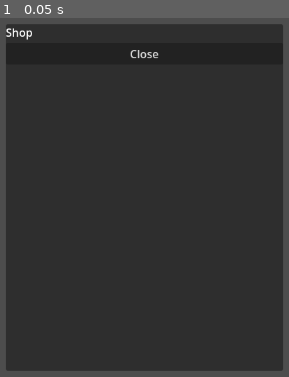
Above: before the commit, frame 1.
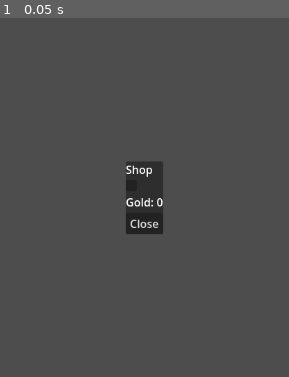
Above: after the commit, the same moment.

Repository: PietPadda/Godot_2D_ARPG
Game: Godot game, scene res://scenes/ui/shop_panel.tscn
Same seed, same stepped clock (60 frames per second), same inputs: the game is played once before the commit and once after it. This scene is started directly instead of the project's main scene.
Inputs:
- Up to frame 1 (0.05 s): no input

The runs differ from the first frame. In frame 1, 90% of the frame differs, in the area x 2-98%, y 1-99%.

Commit message:
feat(shop): implement item selling functionality

Diff:
--- a/scenes/ui/shop_panel.tscn
+++ b/scenes/ui/shop_panel.tscn
@@ -1,18 +1,32 @@
-[gd_scene load_steps=2 format=3 uid="uid://beblgbp3jcefu"]
+[gd_scene load_steps=4 format=3 uid="uid://beblgbp3jcefu"]
 
 [ext_resource type="Script" uid="uid://cp3a02tlckb0g" path="res://scripts/ui/shop_panel.gd" id="1_3b8rw"]
+[ext_resource type="Script" uid="uid://bf0f8nojdavba" path="res://scripts/ui/inventory_panel.gd" id="2_qecyp"]
+[ext_resource type="PackedScene" uid="uid://i8r3dhcqw1wa" path="res://scenes/ui/inventory_panel.tscn" id="3_sjk1b"]
 
 [node name="ShopPanel" type="PanelContainer"]
-offset_right = 400.0
-offset_bottom = 500.0
+offset_right = 54.0
+offset_bottom = 105.0
 script = ExtResource("1_3b8rw")
 
 [node name="VBoxContainer" type="VBoxContainer" parent="."]
 layout_mode = 2
 
-[node name="Label" type="Label" parent="VBoxContainer"]
+[node name="ShopPanelTitle" type="Label" parent="VBoxContainer"]
 layout_mode = 2
 text = "Shop"
+
+[node name="HBoxContainer" type="HBoxContainer" parent="VBoxContainer"]
+layout_mode = 2
+script = ExtResource("2_qecyp")
+
+[node name="InventoryPanel" parent="VBoxContainer/HBoxContainer" instance=ExtResource("3_sjk1b")]
+layout_mode = 2
+
+[node name="GoldLabel" type="Label" parent="VBoxContainer"]
+unique_name_in_owner = true
+layout_mode = 2
+text = "Gold: 0"
 
 [node name="CloseButton" type="Button" parent="VBoxContainer"]
 layout_mode = 2
--- a/scripts/ui/hud.gd
+++ b/scripts/ui/hud.gd
@@ -88,3 +88,10 @@
 		var shop_panel_instance = ShopPanelScene.instantiate()
 		# Add the panel as a child of the HUD. This is the crucial change.
 		add_child(shop_panel_instance)
+
+		# Get player components and initialize the shop
+		var player = get_tree().get_first_node_in_group("player")
+		if player:
+			var inv_comp = player.get_node("InventoryComponent")
+			var stats_comp = player.get_node("StatsComponent")
+			shop_panel_instance.initialize(inv_comp, stats_comp)
--- a/scripts/ui/inventory_slot.gd
+++ b/scripts/ui/inventory_slot.gd
@@ -6,6 +6,7 @@
 # announce when to show or hide a tooltip for our item
 signal show_tooltip(item_data, slot_node)
 signal hide_tooltip()
+signal slot_right_clicked(item_data) # NEW: Signal for selling
 
 # vars
 var current_item: ItemData # Astore the item
@@ -33,9 +34,12 @@
 # ---Signal Handlers---
 # clicking a slot
 func _on_gui_input(event: InputEvent) -> void:
-	if event is InputEventMouseButton and event.button_index == MOUSE_BUTTON_LEFT and event.is_pressed():
+	if event is InputEventMouseButton  and event.is_pressed():
 		if current_item:
-			emit_signal("slot_clicked", current_item)
+			if event.button_index == MOUSE_BUTTON_LEFT: # left click
+				emit_signal("slot_clicked", current_item)
+			elif event.button_index == MOUSE_BUTTON_RIGHT: # right click
+				emit_signal("slot_right_clicked", current_item)
 
 # mouse hovering over slot
 func _on_mouse_entered() -> void:
--- a/scripts/ui/shop_panel.gd
+++ b/scripts/ui/shop_panel.gd
@@ -3,9 +3,19 @@
 class_name ShopPanel
 extends PanelContainer
 
+# --- Signals ---
 # Emitted when the panel is closed, allowing other systems to react.
 signal closed
 
+# --- Scene Nodes ---
+@onready var inventory_panel: PanelContainer = %InventoryPanel
+@onready var gold_label: Label = %GoldLabel
+
+# --- Properties ---
+var inventory_component: InventoryComponent
+var stats_component: StatsComponent
+
+# --- Godot Lifecycle ---
 # When the panel is created and ready, it immediately takes control.
 func _ready() -> void:
 	# Explicitly center the panel to ensure it's always visible.
@@ -14,13 +24,46 @@
 
 	EventBus.change_game_state(EventBus.GameState.UI_MODE)
 
+# --- Public API ---
+func initialize(inv_comp: InventoryComponent, stats_comp: StatsComponent):
+	self.inventory_component = inv_comp
+	self.stats_component = stats_comp
+
+	# Connect to signals to keep the UI up-to-date
+	inventory_component.inventory_changed.connect(redraw)
+	stats_component.gold_changed.connect(_on_gold_changed)
+
+	# Initialize the UI
+	inventory_panel.initialize_inventory(inventory_component.inventory_data)
+	for slot in inventory_panel.grid_container.get_children():
+		slot.slot_right_clicked.connect(_on_inventory_slot_right_clicked)
+
+	# Manually draw once to show initial state
+	redraw()
+
+# --- Signal Handlers ---
 # This function is automatically called when the CloseButton is pressed.
 func _on_close_button_pressed() -> void:
 	close_panel()
 
+func _on_inventory_slot_right_clicked(item_data: ItemData):
+	# Sell the item
+	inventory_component.remove_item(item_data)
+	stats_component.add_gold(item_data.value)
+
+func _on_gold_changed(total_gold: int):
+	gold_label.text = "Gold: " + str(total_gold)
+
+# --- Private Methods ---
 # Centralized function for closing the panel. Can be called from other events too (like pressing Escape).
 func close_panel() -> void:
 	# Before closing, it returns control back to the player.
 	EventBus.change_game_state(EventBus.GameState.GAMEPLAY)
 	closed.emit() # emit the shop panel is closed
 	queue_free() # This safely removes the UI panel from the game.
+
+func redraw():
+	if not is_instance_valid(inventory_component) or not is_instance_valid(stats_component):
+		return
+	inventory_panel.redraw(inventory_component.inventory_data)
+	_on_gold_changed(stats_component.stats_data.gold)
